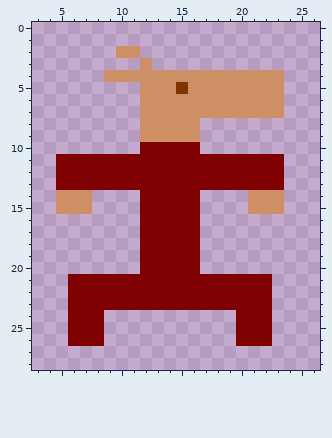
Two states of a pixel-art sprite, Assets/Sprites/Alien/alien_manager.png. This is how it looked before the edit.
The file is 32x32 pixels. Pixels under 10% opacity are left out. Shown: x 3..26, y 0..28.
After:
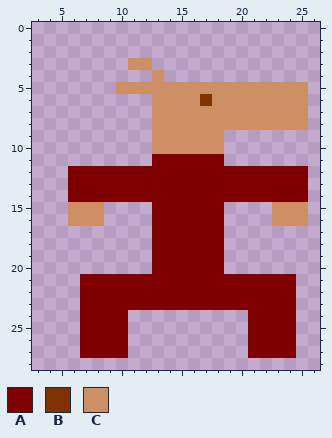
Palette (. is transparent): A #7f0000  B #7f3300  C #ce8f65
The edit:
The author put colour A in rows 12 to 13 at x 24 to 25; in row 14 at x 8 to 11, 17 to 20 and 24 to 25; in rows 15 to 20 at x 17 to 18; in rows 21 to 23 at x 23 to 24; in rows 24 to 26 at x 9 to 10 and 23 to 24; in row 27 at x 7 to 10 and 21 to 24.
Colour C becomes colour A in row 14 at x 6 to 7 and 21 to 23.
Colour C becomes colour B in row 6 at x 17.
The author put colour C in row 3 at x 11; in row 5 at x 10 to 11 and 24 to 25; in rows 6 to 7 at x 24 to 25; in row 8 at x 17 to 25; in rows 9 to 10 at x 17 to 18; in row 15 at x 8 and 24 to 25.
The author put colour C in row 16 at x 6 to 8 and 23 to 25.
Colour A becomes colour C in row 10 at x 13 to 16.
Colour B becomes colour C in row 5 at x 15.
Colour A is removed in row 10 at x 12; in row 11 at x 5 to 12 and 19 to 23; in rows 12 to 13 at x 5; in rows 15 to 20 at x 12; in rows 21 to 23 at x 6; in rows 24 to 26 at x 6 and 20.
Colour C is removed in row 2 at x 10 to 11; in row 4 at x 9 to 12 and 14 to 23; in rows 6 to 9 at x 12; in row 14 at x 5; in row 15 at x 5 and 21 to 22.
Where, in picture pixels (left, top, right, bottom), the same in both pictures:
changed: (56, 46, 308, 358)
